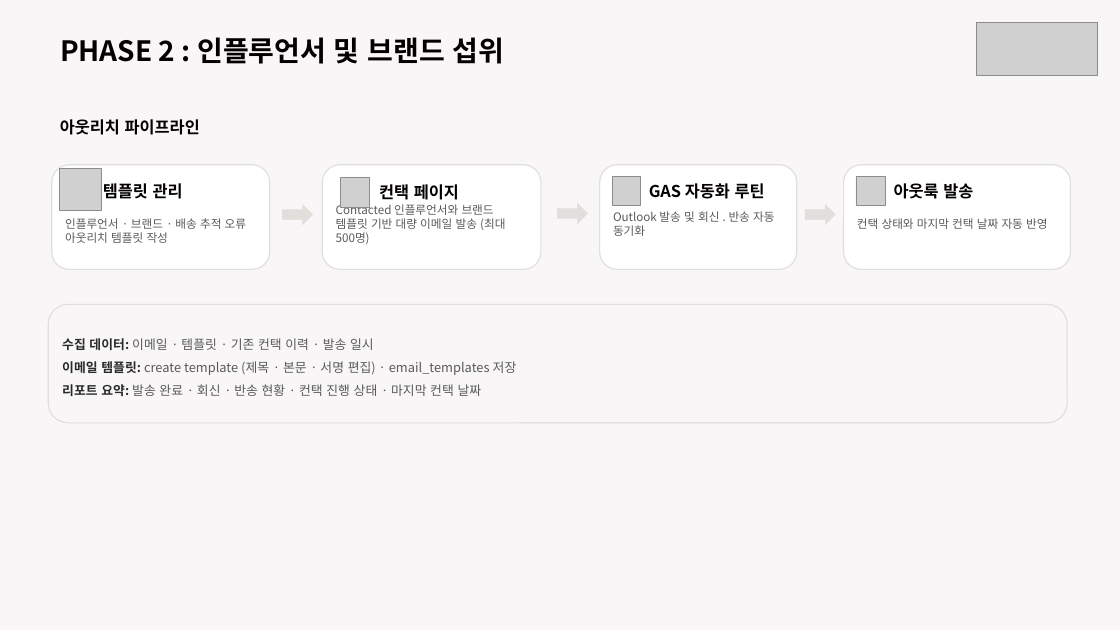
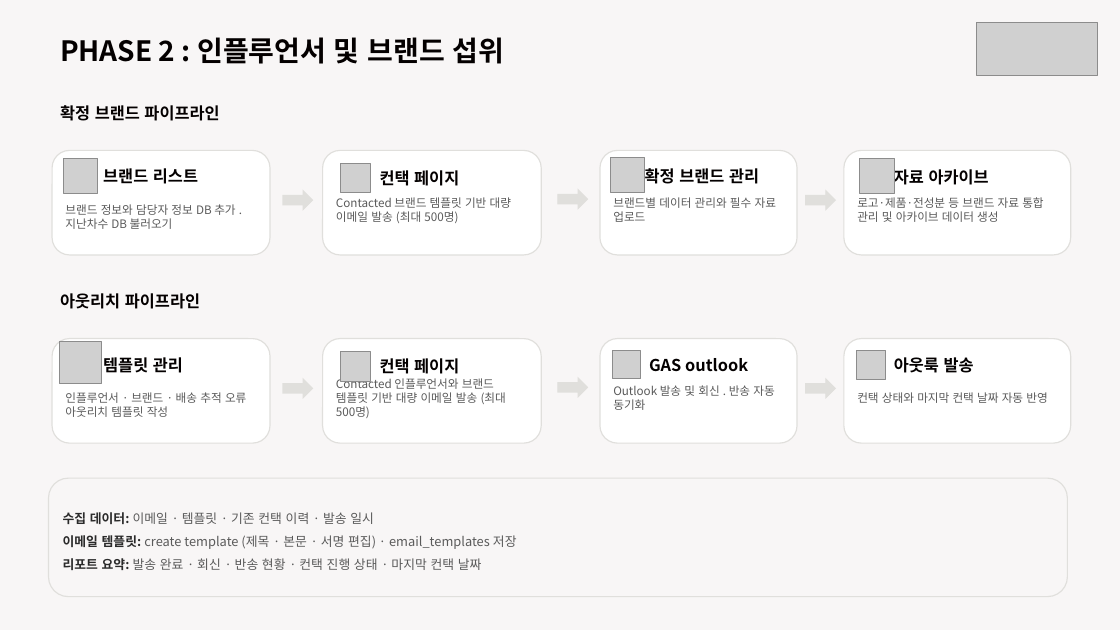
Before and after one commit to kaydeeloka/collab-net, a slide deck: slide 10 of docs/[Mi Muse] 대시보드 자동화 시스템.pptx. Drawn at 1120x630 pixels with LibreOffice and Linux fonts; fonts in the diff are those of the drawing; grey boxes stand for pictures. Boxes give left, top, right and bottom in pixels: in the first picture for what was removed or moved away, otherwise in the second. Text is boxed around its words. In the diff, an @@ line names an element or a change of style, - is before the commit and + after.

```diff
--- a/docs/[Mi Muse] 대시보드 자동화 시스템.pptx
+++ b/docs/[Mi Muse] 대시보드 자동화 시스템.pptx
@@ text added at (60, 105, 219, 121), 14 pt, text #040000, bold @@
+확정 브랜드 파이프라인
@@ rounded rectangle added at (52, 150, 270, 255), fill #FFFFFF, outline #E0DFDC 1 pt, 10 pt, text #5A5A5A @@
+브랜드 정보와 담당자 정보 DB 추가 . 지난차수 DB 불러오기
@@ picture removed at (59, 168, 101, 210) @@
@@ picture added at (63, 159, 97, 193) @@
@@ text added at (103, 168, 198, 184), 14 pt, text #040000, bold @@
+브랜드 리스트
@@ rounded rectangle added at (323, 150, 541, 255), fill #FFFFFF, outline #E0DFDC 1 pt, 10 pt, text #5A5A5A @@
+Contacted 브랜드 템플릿 기반 대량 이메일 발송 (최대 500명)
@@ picture removed at (340, 178, 370, 208) @@
@@ picture added at (341, 164, 371, 193) @@
@@ text added at (380, 170, 459, 186), 14 pt, text #040000, bold @@
+컨택 페이지
@@ rounded rectangle added at (600, 150, 797, 255), fill #FFFFFF, outline #E0DFDC 1 pt, 10 pt, text #5A5A5A @@
+브랜드별 데이터 관리와 필수 자료 업로드
@@ picture added at (611, 158, 645, 192) @@
@@ picture removed at (613, 177, 641, 206) @@
@@ text added at (645, 168, 759, 184), 14 pt, text #040000, bold @@
+확정 브랜드 관리
@@ rounded rectangle added at (844, 150, 1071, 255), fill #FFFFFF, outline #E0DFDC 1 pt, 10 pt, text #5A5A5A @@
+로고·제품·전성분 등 브랜드 자료 통합 관리 및 아카이브 데이터 생성
@@ picture removed at (856, 176, 886, 206) @@
@@ picture added at (860, 158, 895, 193) @@
@@ text added at (894, 166, 989, 188), 14 pt, text #040000, bold @@
+자료 아카이브
@@ right arrow added at (283, 191, 313, 209), fill #E0DFDC, outline #E0DFDC 1 pt @@
@@ right arrow added at (558, 190, 587, 208), fill #E0DFDC, outline #E0DFDC 1 pt @@
@@ right arrow added at (806, 191, 835, 209), fill #E0DFDC, outline #E0DFDC 1 pt @@
@@ picture added at (60, 342, 102, 384) @@
@@ picture added at (341, 352, 371, 381) @@
@@ picture added at (613, 350, 641, 379) @@
@@ text at (649, 358, 748, 372): text changed @@
-GAS 자동화 루틴
+GAS outlook
@@ picture added at (856, 350, 886, 380) @@
@@ 5 rounded rectangles, 4 texts, 3 right arrows: place and size @@
-5 rounded rectangles, 4 texts, 3 right arrows at (48, 119, 1070, 423)
+5 rounded rectangles, 4 texts, 3 right arrows at (49, 293, 1071, 597)
```
Also in this commit, not shown: 9 other slides changed, 2 slides added, 2 slides removed, 6 other files.
